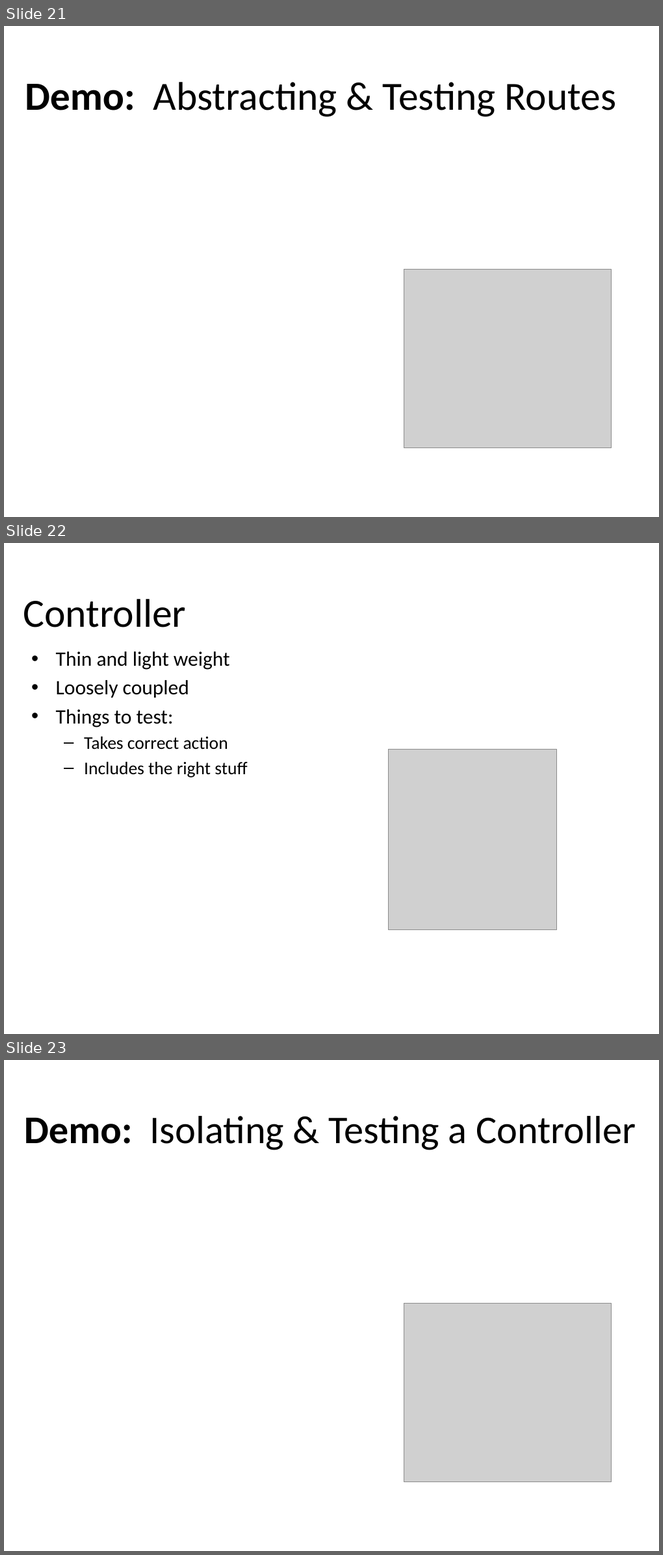
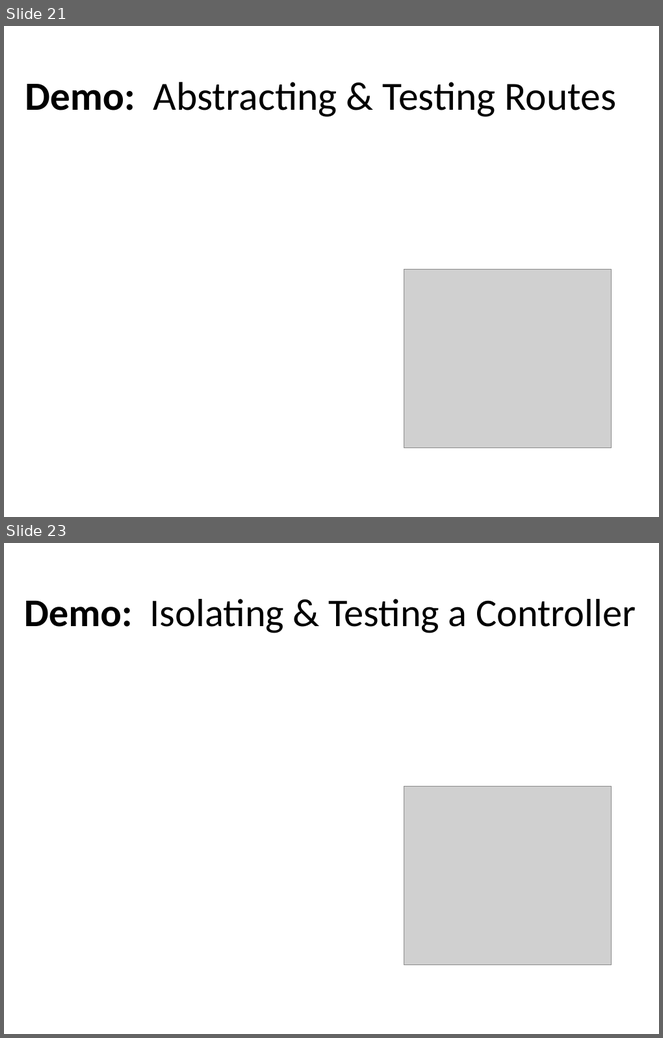
Before and after one commit to kburnell/TestDrivingASP.NETMVC, a slide deck: TestDrivingASP.NETMVC.pptx. Shown one above the other, each under a label of ours: slides 21, 22 and 23 before the commit, slides 21 and 23 after it; the slides between them are not shown. The pictures are 663x1555 and 663x1038 pixels, drawn with LibreOffice and Linux fonts; fonts in the diff are those of the drawing; grey boxes stand for pictures; background and template pictures are left out. Boxes give left, top, right and bottom in pixels: in the first picture for what was removed or moved away, otherwise in the second. Text is boxed around its words. In the diff, an @@ line names an element or a change of style, - is before the commit and + after.

```diff
--- a/TestDrivingASP.NETMVC.pptx
+++ b/TestDrivingASP.NETMVC.pptx
@@ slide 22 removed at (x1=4, y1=543, x2=659, y2=1034), background #FFFFFF @@
@@ text removed at (x1=24, y1=599, x2=187, y2=627) @@
-Controller
@@ text removed at (x1=56, y1=652, x2=247, y2=778) @@
-• Thin and light weight
-• Loosely coupled
-• Things to test:
-  – Takes correct action
-  – Includes the right stuff
@@ picture removed at (x1=388, y1=749, x2=556, y2=930) @@
```
Also in this commit, not shown: 2 slides changed, 2 slides added, 1 other slide removed, 16 other files.
